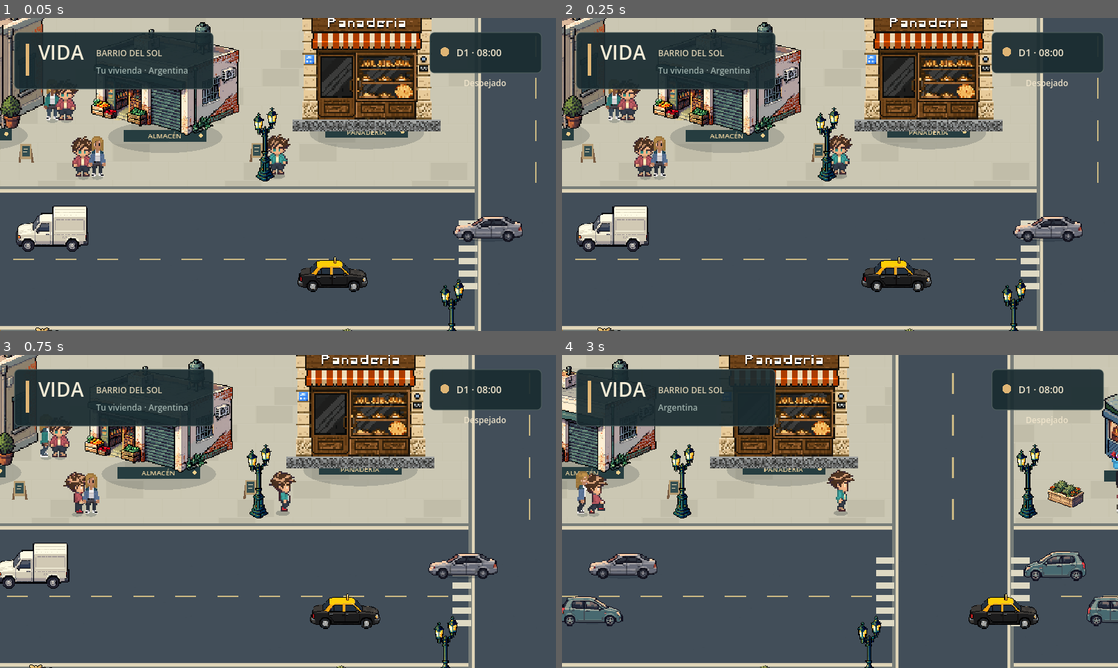
Above: before the commit, frames 1-4 (two rows, left to right).
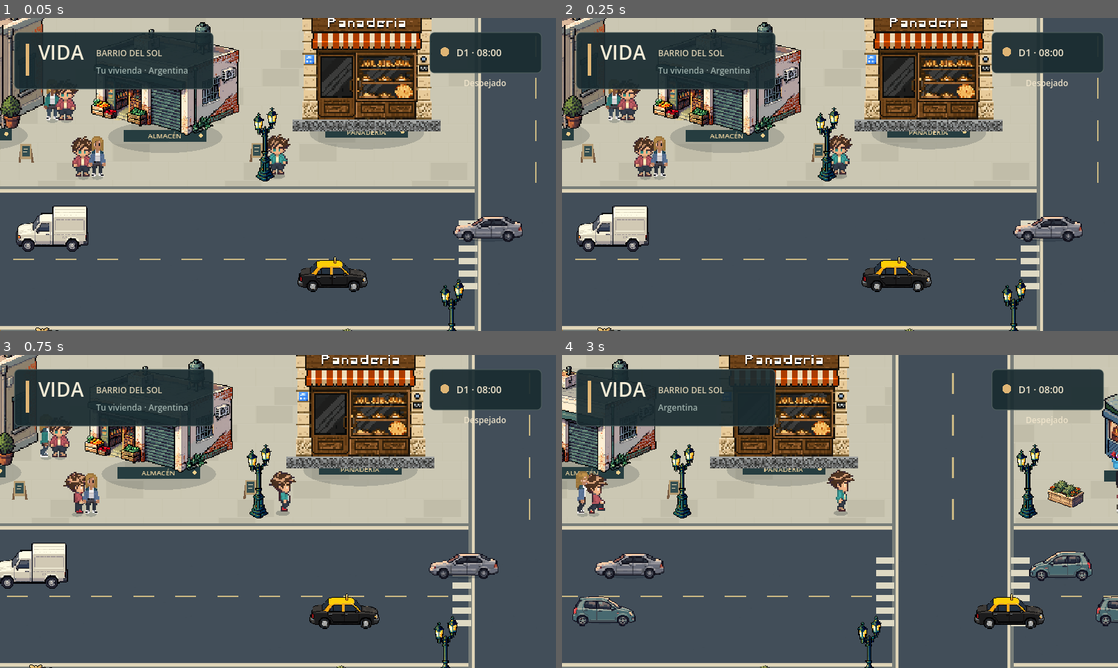
Above: after the commit, the same moments.

Repository: AgustinWojtyszyn/Life--simulador-de-vida
Game: Godot game, scene res://scenes/playground.tscn
Two runs of this game, one before a commit and one after it. Both use one fixed random seed, a clock stepped at 60 frames per second and the inputs below. This scene is started directly instead of the project's main scene.
Inputs (mouse positions are in pixels of both pictures, inside the frame that each line leads up to):
- Up to frame 1 (0.05 s): no input
- Up to frame 2 (0.25 s): no input
- Up to frame 3 (0.75 s): move the mouse to (400, 495) at 0.52 s; hold D (move_right) from 0.53 s (still down); tap E (interact) at 0.6 s; click (400, 495) at 0.67 s
- Up to frame 4 (3 s): release D (move_right) at 1.25 s; drag from (728, 527) to (812, 574) at 1.27 s; move the mouse to (895, 442) at 2.02 s; hold D (move_right) 2.03-2.75 s; tap E (interact) at 2.1 s; drag from (812, 574) to (673, 464) at 2.77 s

Frame 1 is identical in both runs. In frame 2, 0.1% of the frame differs, in the area x 3-93%, y 60-88%; in frame 3, 0.8%; in frame 4, 2.8%, in the area x 0-100%, y 62-88%.

Commit message:
fix: place all catalog families on conflict-free frontages

Diff:
--- a/scripts/data/district_blocks.gd
+++ b/scripts/data/district_blocks.gd
@@ -196,15 +196,18 @@
 	return starter_plaza.has_point(at) or starter_parking.has_point(at) or civic_block.has_point(at)
 
 static func catalog_index_for(at: Vector2) -> int:
-	var x_index := CATALOG_ROW_X.find(at.x)
-	if x_index < 0:
-		return -1
-	# 7 families on the second street, 7 on the third, last 2 at the
-	# far-east fourth street. The civic/sports block stays untouched.
+	# Avoid the authored service buildings already occupying four frontage
+	# anchors. These 16 slots are all existing valid south-facing lots.
 	if is_equal_approx(at.y, 1104.0):
-		return x_index
+		var row_a: Array[float] = [180.0, 430.0, 2350.0, 4270.0, 4560.0]
+		var i := row_a.find(at.x)
+		return i
 	if is_equal_approx(at.y, 1874.0):
-		return x_index + 7
-	if is_equal_approx(at.y, 2634.0) and at.x in [4270.0, 4560.0]:
-		return 14 + [4270.0, 4560.0].find(at.x)
+		var row_b: Array[float] = [180.0, 430.0, 1430.0, 2350.0, 4270.0, 4560.0]
+		var i := row_b.find(at.x)
+		return 5 + i if i >= 0 else -1
+	if is_equal_approx(at.y, 2634.0):
+		var row_c: Array[float] = [180.0, 430.0, 1430.0, 3280.0, 4560.0]
+		var i := row_c.find(at.x)
+		return 11 + i if i >= 0 else -1
 	return -1
